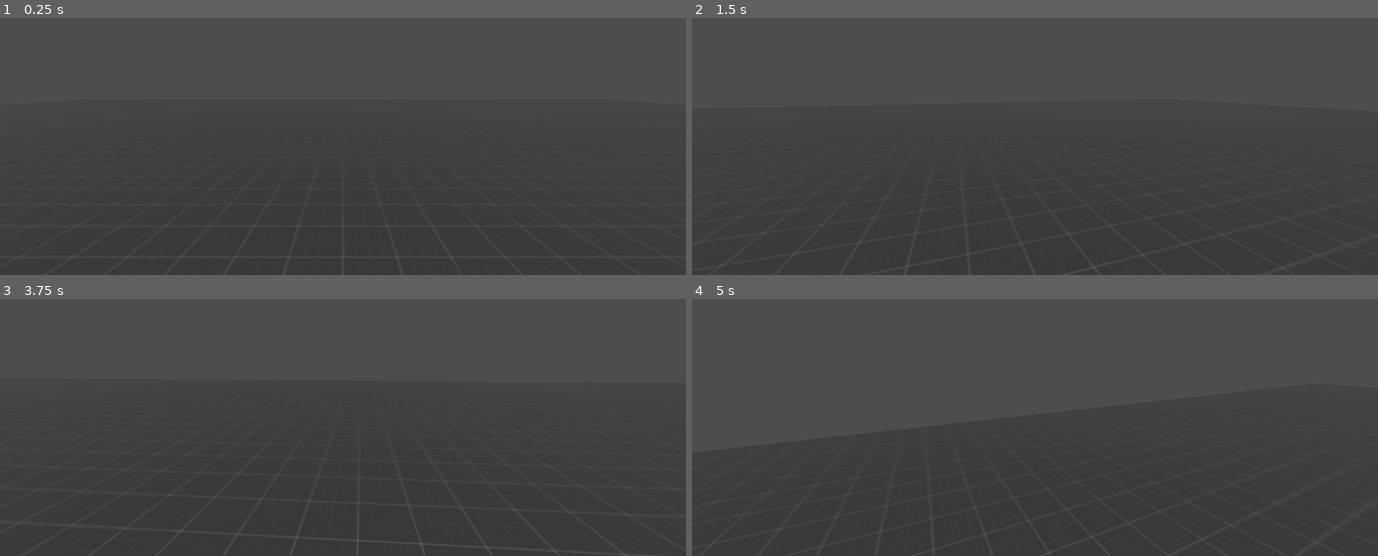
Above: before the commit, frames 1-4 (two rows, left to right).
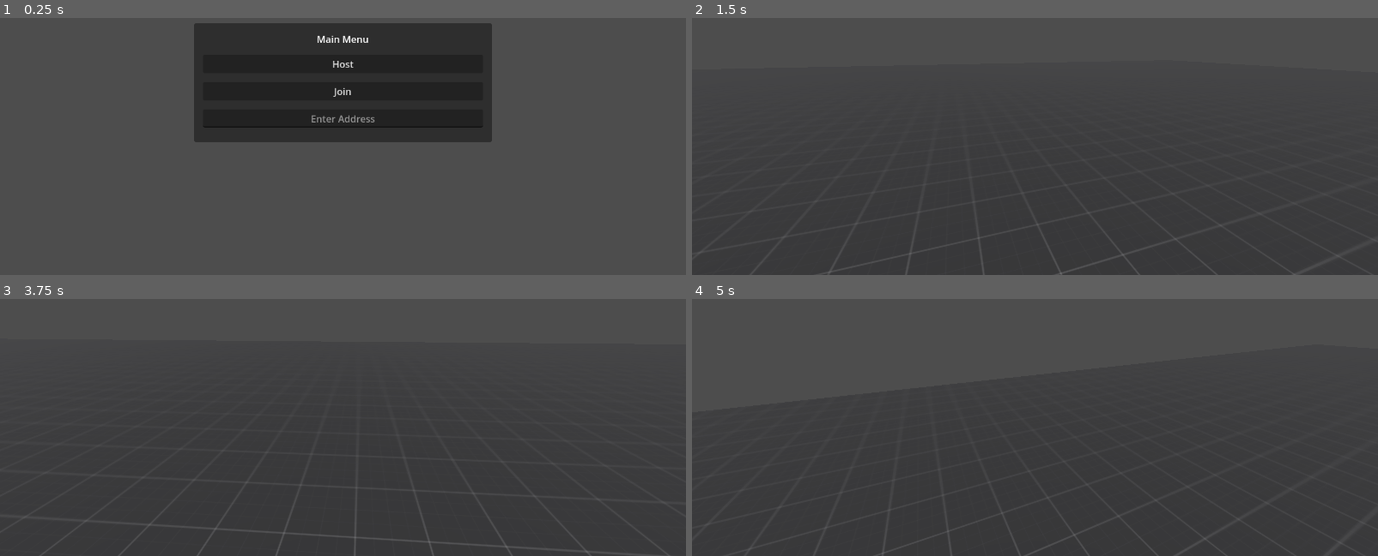
Above: after the commit, the same moments.

Repository: FailedIndustry/Industrial-Failure
Game: Godot game, scene res://node_3d.tscn
Same seed, same stepped clock (60 frames per second), same inputs: the game is played once before the commit and once after it.
Inputs (mouse positions are in pixels of both pictures, inside the frame that each line leads up to):
- Up to frame 1 (0.25 s): no input
- Up to frame 2 (1.5 s): click (1035, 64) at 0.5 s, where only the run after the commit has a clickable "Host"; tap Enter at 1.25, 1.35 s; move the mouse to (1069, 82) at 1.27 s; hold W (up) from 1.28 s (still down)
- Up to frame 3 (3.75 s): keep holding W (up); tap Space (jump) at 1.52, 2.27 s; move the mouse to (308, 365) at 2.02 s; tap F at 2.1, 3.6 s; move the mouse to (356, 358) at 2.77 s; tap Enter at 2.85 s; move the mouse to (336, 370) at 3.52 s
- Up to frame 4 (5 s): keep holding W (up); tap Space (jump) at 3.77, 4.52 s; move the mouse to (1083, 368) at 4.27 s; tap Enter at 4.35 s

The runs differ from the first frame. In frame 1, 17% of the frame differs, in the area x 28-72%, y 2-43%; in frame 2, less than 0.1%; in frame 3, 0.1%; in frame 4, less than 0.1%.

Commit message:
basic multiplayer

Diff:
--- a/Player.gd
+++ b/Player.gd
@@ -8,10 +8,18 @@
 # Get the gravity from the project settings to be synced with RigidBody nodes.
 var gravity = ProjectSettings.get_setting("physics/3d/default_gravity")
 
+func _enter_tree():
+	set_multiplayer_authority(str(name).to_int())
+
 func _ready():
+	if not is_multiplayer_authority(): return
+
+	camera.current = true
 	Input.mouse_mode = Input.MOUSE_MODE_CAPTURED
 
 func _unhandled_input(event):
+	if not is_multiplayer_authority(): return
+
 	if event is InputEventMouseMotion:
 		rotate_y(-event.relative.x * .005)
 		camera.rotate_x(-event.relative.y * .005)
@@ -19,6 +27,8 @@
 
 
 func _physics_process(delta):
+	if not is_multiplayer_authority(): return
+
 	# Add the gravity.
 	if not is_on_floor():
 		velocity.y -= gravity * delta
--- /dev/null
+++ b/node_3d.gd
@@ -0,0 +1,43 @@
+extends Node
+
+@onready var main_menu = $CanvasLayer/MainMenu
+@onready var address_entry = $CanvasLayer/MainMenu/MarginContainer/VBoxContainer/AddressEntry
+
+const PLAYER = preload("res://player.tscn")
+const PORT = 5413
+var enet_peer = ENetMultiplayerPeer.new()
+
+# Called when the node enters the scene tree for the first time.
+func _ready():
+	pass # Replace with function body.
+
+
+# Called every frame. 'delta' is the elapsed time since the previous frame.
+func _process(delta):
+	pass
+
+func _unhandled_input(event):
+	if Input.is_action_just_pressed("quit"):
+		get_tree().quit()
+
+
+func _on_host_button_pressed():
+	main_menu.hide()
+
+	enet_peer.create_server(PORT)
+	multiplayer.multiplayer_peer = enet_peer
+	multiplayer.peer_connected.connect(add_player)
+
+	add_player(multiplayer.get_unique_id())
+
+
+func _on_join_button_pressed():
+	main_menu.hide()
+
+	enet_peer.create_client("localhost", PORT)
+	multiplayer.multiplayer_peer = enet_peer
+
+func add_player(peer_id):
+	var player = PLAYER.instantiate()
+	player.name = str(peer_id)
+	add_child(player)
--- a/node_3d.tscn
+++ b/node_3d.tscn
@@ -1,15 +1,68 @@
 [gd_scene load_steps=3 format=3 uid="uid://q7ava2ndfeyd"]
 
 [ext_resource type="PackedScene" uid="uid://dndmrhxy0lg5b" path="res://world_environment.tscn" id="1_35n66"]
-[ext_resource type="PackedScene" uid="uid://d221bbe81j2o8" path="res://player.tscn" id="2_u056o"]
+[ext_resource type="Script" path="res://node_3d.gd" id="1_g77pr"]
 
 [node name="Main" type="Node"]
+script = ExtResource("1_g77pr")
 
-[node name="DirectionalLight3D" type="DirectionalLight3D" parent="."]
+[node name="Game" type="Node3D" parent="."]
+
+[node name="DirectionalLight3D" type="DirectionalLight3D" parent="Game"]
 transform = Transform3D(-0.866025, -0.433013, 0.25, 0, 0.5, 0.866025, -0.5, 0.75, -0.433013, 0, 0, 0)
 shadow_enabled = true
 
-[node name="Ground" parent="." instance=ExtResource("1_35n66")]
+[node name="Ground" parent="Game" instance=ExtResource("1_35n66")]
+script = null
 
-[node name="Player" parent="." instance=ExtResource("2_u056o")]
-transform = Transform3D(1, 0, 0, 0, 1, 0, 0, 0, 1, 0, 1.91731, 0)
+[node name="CanvasLayer" type="CanvasLayer" parent="."]
+
+[node name="MainMenu" type="PanelContainer" parent="CanvasLayer"]
+custom_minimum_size = Vector2(500, 200)
+anchors_preset = 8
+anchor_left = 0.5
+anchor_top = 0.5
+anchor_right = 0.5
+anchor_bottom = 0.5
+offset_left = -59.0
+offset_top = -97.0
+offset_right = 59.0
+offset_bottom = 97.0
+grow_horizontal = 2
+grow_vertical = 2
+
+[node name="MarginContainer" type="MarginContainer" parent="CanvasLayer/MainMenu"]
+layout_mode = 2
+theme_override_constants/margin_left = 15
+theme_override_constants/margin_top = 15
+theme_override_constants/margin_right = 15
+theme_override_constants/margin_bottom = 15
+
+[node name="VBoxContainer" type="VBoxContainer" parent="CanvasLayer/MainMenu/MarginContainer"]
+layout_mode = 2
+theme_override_constants/separation = 15
+
+[node name="Label" type="Label" parent="CanvasLayer/MainMenu/MarginContainer/VBoxContainer"]
+layout_mode = 2
+text = "Main Menu"
+horizontal_alignment = 1
+
+[node name="HostButton" type="Button" parent="CanvasLayer/MainMenu/MarginContainer/VBoxContainer"]
+layout_mode = 2
+text = "Host"
+
+[node name="JoinButton" type="Button" parent="CanvasLayer/MainMenu/MarginContainer/VBoxContainer"]
+layout_mode = 2
+text = "Join"
+
+[node name="AddressEntry" type="LineEdit" parent="CanvasLayer/MainMenu/MarginContainer/VBoxContainer"]
+layout_mode = 2
+placeholder_text = "Enter Address"
+alignment = 1
+
+[node name="MultiplayerSpawner" type="MultiplayerSpawner" parent="."]
+_spawnable_scenes = PackedStringArray("res://player.tscn")
+spawn_path = NodePath("..")
+
+[connection signal="pressed" from="CanvasLayer/MainMenu/MarginContainer/VBoxContainer/HostButton" to="." method="_on_host_button_pressed"]
+[connection signal="pressed" from="CanvasLayer/MainMenu/MarginContainer/VBoxContainer/JoinButton" to="." method="_on_join_button_pressed"]
--- a/player.tscn
+++ b/player.tscn
@@ -10,8 +10,23 @@
 
 [sub_resource type="CapsuleShape3D" id="CapsuleShape3D_dqykd"]
 
+[sub_resource type="SceneReplicationConfig" id="SceneReplicationConfig_rmgbt"]
+properties/0/path = NodePath(".:position")
+properties/0/spawn = true
+properties/0/sync = true
+properties/0/watch = false
+properties/1/path = NodePath(".:rotation")
+properties/1/spawn = true
+properties/1/sync = true
+properties/1/watch = false
+properties/2/path = NodePath("Camera3D:rotation")
+properties/2/spawn = true
+properties/2/sync = true
+properties/2/watch = false
+
 [node name="Player" type="CharacterBody3D"]
 transform = Transform3D(1, 0, 0, 0, 1, 0, 0, 0, 1, 0, 1, 0)
+collision_layer = 2
 script = ExtResource("1_v68t1")
 
 [node name="Mesh" type="MeshInstance3D" parent="."]
@@ -29,3 +44,6 @@
 
 [node name="Camera3D" type="Camera3D" parent="."]
 transform = Transform3D(1, 0, 0, 0, 1, 0, 0, 0, 1, 0, 0.526454, -0.176086)
+
+[node name="MultiplayerSynchronizer" type="MultiplayerSynchronizer" parent="."]
+replication_config = SubResource("SceneReplicationConfig_rmgbt")
--- a/world_environment.gd
+++ /dev/null
@@ -1,15 +0,0 @@
-extends Node
-
-
-# Called when the node enters the scene tree for the first time.
-func _ready():
-	pass # Replace with function body.
-
-
-# Called every frame. 'delta' is the elapsed time since the previous frame.
-func _process(delta):
-	pass
-
-func _unhandled_input(event):
-	if Input.is_action_just_pressed("quit"):
-		get_tree().quit()
--- a/world_environment.tscn
+++ b/world_environment.tscn
@@ -1,7 +1,8 @@
 [gd_scene load_steps=6 format=3 uid="uid://dndmrhxy0lg5b"]
 
 [ext_resource type="Texture2D" uid="uid://drwpe0emesvuf" path="res://addons/kenney_prototype_textures/dark/texture_01.png" id="1_4rv8m"]
-[ext_resource type="Script" path="res://world_environment.gd" id="1_8mg3o"]
+
+[sub_resource type="GDScript" id="GDScript_cvru0"]
 
 [sub_resource type="BoxMesh" id="BoxMesh_vvc3p"]
 size = Vector3(50, 1, 50)
@@ -14,7 +15,7 @@
 size = Vector3(50, 1, 50)
 
 [node name="World" type="Node"]
-script = ExtResource("1_8mg3o")
+script = SubResource("GDScript_cvru0")
 
 [node name="Ground" type="StaticBody3D" parent="."]
 
Not shown: 1 places in player.tscn that only renumber resources
